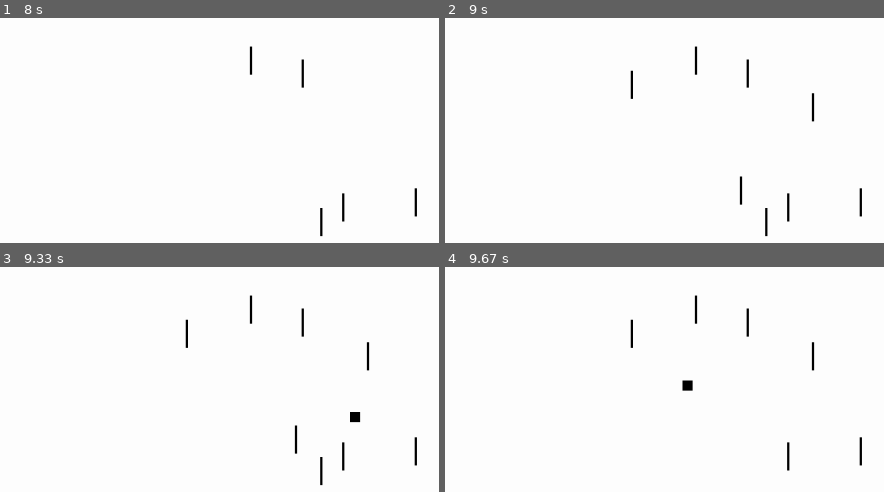
Above: before the commit, frames 1-4 (two rows, left to right).
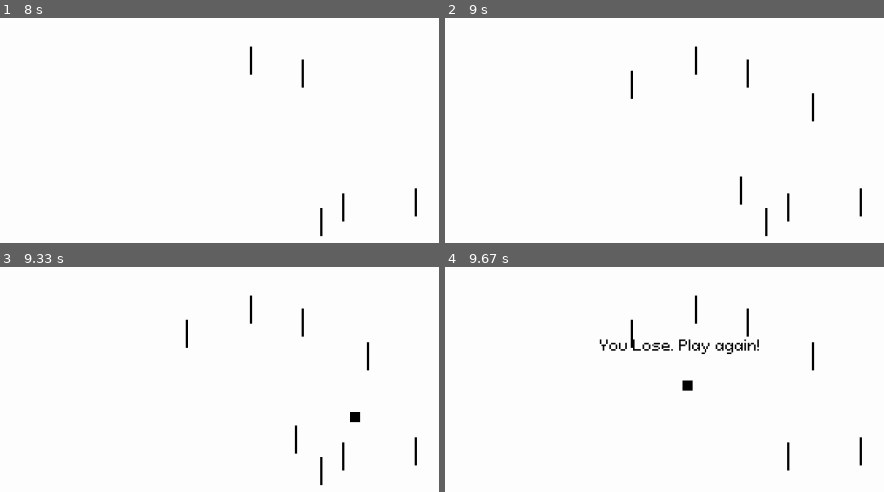
Above: after the commit, the same moments.

Repository: JediTwin/Pygame-Project
Game: pygame game, started from main.py
Same seed, same stepped clock (60 frames per second), same inputs: the game is played once before the commit and once after it.
Inputs:
- Up to frame 1 (8 s): hold W 0.33-0.8 s; hold S 0.83-1.3 s; hold W 1.33-1.7 s; hold S 1.73-2.1 s; hold W 2.13-2.43 s; hold S 2.47-2.77 s; hold W 2.8-3.17 s; hold S 3.2-3.57 s; hold W 3.6-3.9 s; hold S 3.93-4.23 s; hold W 4.27-4.63 s; hold S 4.67-5.03 s; hold S 5.4-5.7 s; hold W 5.73-6.1 s; hold S 6.13-6.5 s; hold W 6.53-6.83 s; hold S 6.87-7.17 s; hold W 7.2-7.57 s; hold S 7.6-7.97 s
- Up to frame 2 (9 s): hold W 8-8.3 s; hold S 8.33-8.63 s; hold W from 8.67 s (still down)
- Up to frame 3 (9.33 s): release W at 9.03 s; hold S from 9.07 s (still down)
- Up to frame 4 (9.67 s): release S at 9.43 s; hold W from 9.47 s (still down)
The pictures show only the part of the screen within x 16-66%, y 18-68%; the shares and areas given below are measured in that part.

Frames 1-3 are identical in both runs. In frame 4, 0.8% of the frame differs, in the area x 35-72%, y 32-39%.

Commit message:
Lose condition

Diff:
--- a/main.py
+++ b/main.py
@@ -6,7 +6,7 @@
 # Only in control of the vertical movement of the ball, you must dodge obstacles and bounce off the sides of the screen
 # as many times as you can
 
-import pygame, random
+import pygame, random, time
 
 pygame.init()
 
@@ -102,9 +102,10 @@
     score = 0
     num_obstacles = 5
     game_state = "running"
+    time_ended = 0.0
 
     endgame_messages = {
-        "lose": "Sorry, they got you. Play again!",
+        "lose": "You Lose. Play again!",
     }
 
     font = pygame.font.Font("./data/PixeloidSans.ttf", 25)
@@ -136,8 +137,11 @@
                 if event.key == pygame.K_w or event.key == pygame.K_s:
                     player.stop_move()
 
-            if player.hp <= 0:
-                game_state = "lose"
+            if game_state == "lose":
+                if time_ended == 0.0:
+                    time_ended = time.time()
+
+                all_sprites.remove(player)
 
         # --------- CHANGE ENVIRONMENT
 
@@ -167,6 +171,9 @@
         for block in blocks_hit:
             player.hp -= 1
 
+            if player.hp <= 0:
+                game_state = "lose"
+
         # --------- DRAW THE ENVIRONMENT
         screen.fill(WHITE)
 
Binary file added: data/PixeloidSans.ttf
